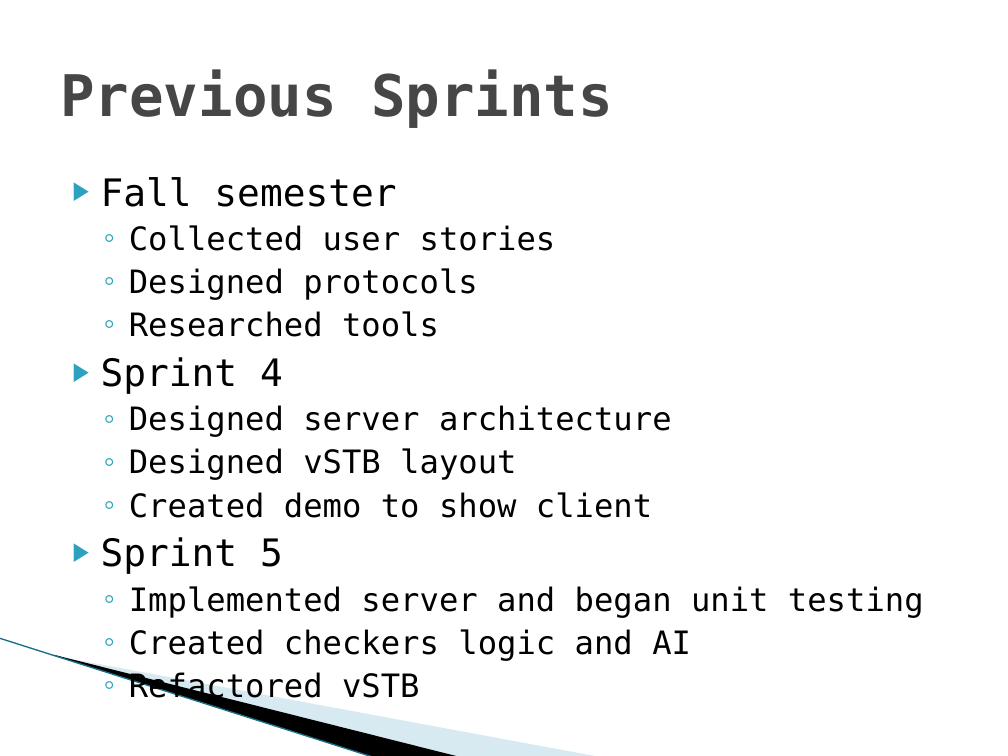
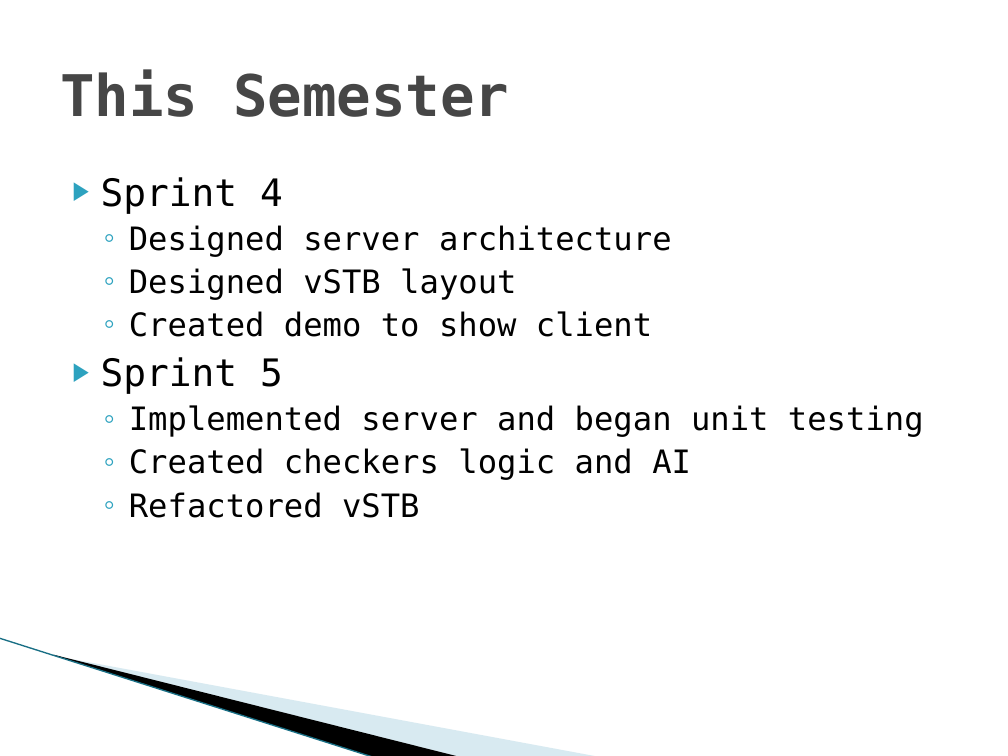
Before and after one commit to SDSMT-CSC/STBMF, a slide deck: slide 6 of docs/srDesign_ClientPresentation3.pptx (slide 4 before the commit). Drawn at 1008x756 pixels with LibreOffice and Linux fonts; fonts in the diff are those of the drawing; background and template pictures are left out. Boxes give left, top, right and bottom in pixels: in the first picture for what was removed or moved away, otherwise in the second. Text is boxed around its words. In the diff, an @@ line names an element or a change of style, - is before the commit and + after.

Commit message:
Updated presentation 3 slides

```diff
--- a/docs/srDesign_ClientPresentation3.pptx
+++ b/docs/srDesign_ClientPresentation3.pptx
@@ title at [60,69,509,117]: text changed @@
-Previous Sprints
+This Semester
@@ text at [101,177,556,337]: paragraphs removed @@
-▶ Fall semester
-  ◦ Collected user stories
-  ◦ Designed protocols
-  ◦ Researched tools
```
Also in this commit, not shown: 2 other slides changed, 8 slides added, 1 slide removed.
